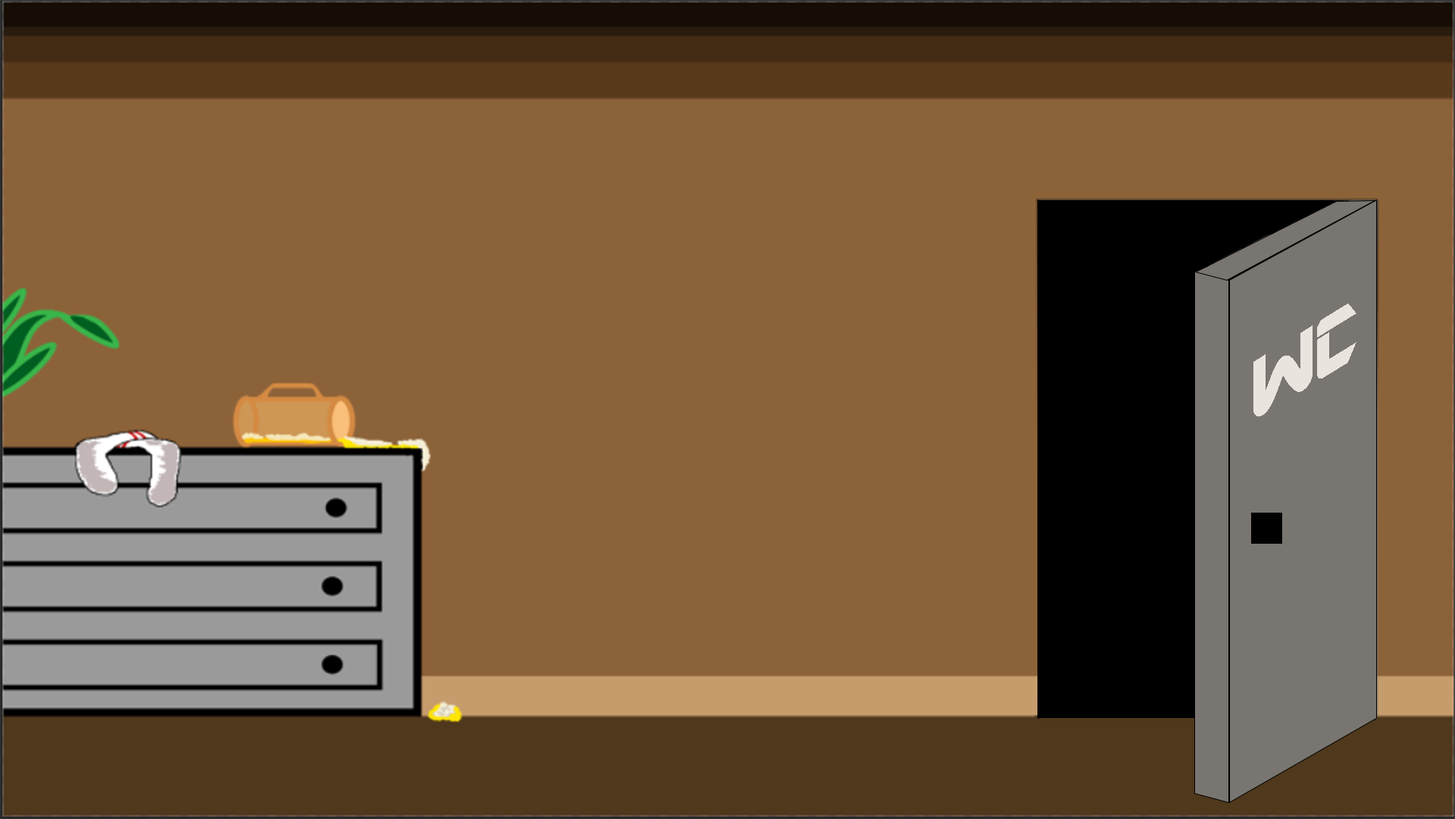
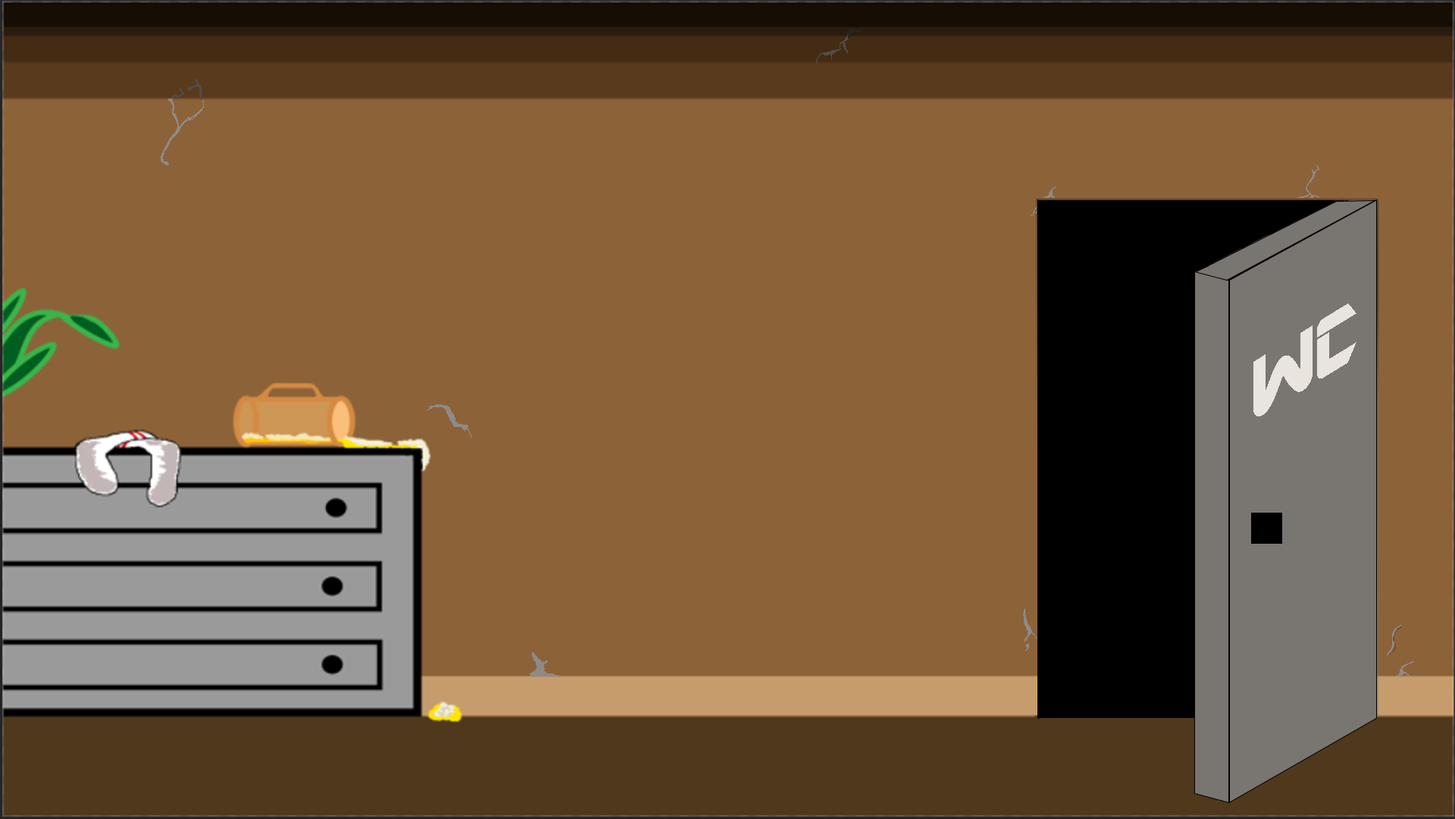
Layer changes from the first 1455 × 819 image to the second:
added layer "C B 2" (1st of 2) above "Rectangle 1" over [0, 0, 1455, 819]
